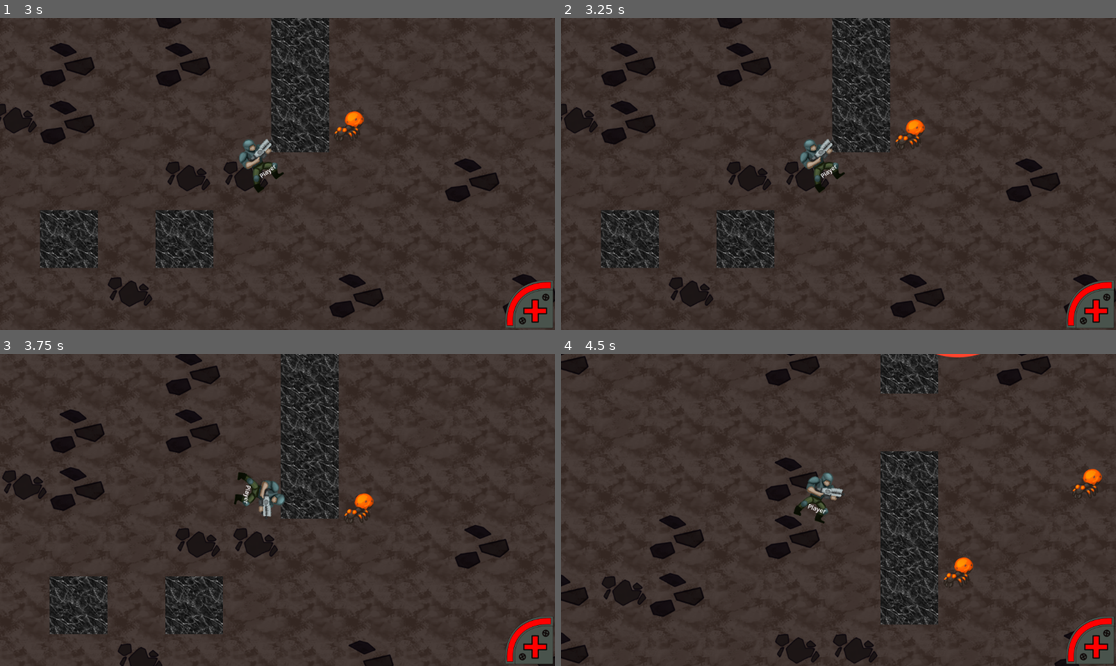
Above: before the commit, frames 1-4 (two rows, left to right).
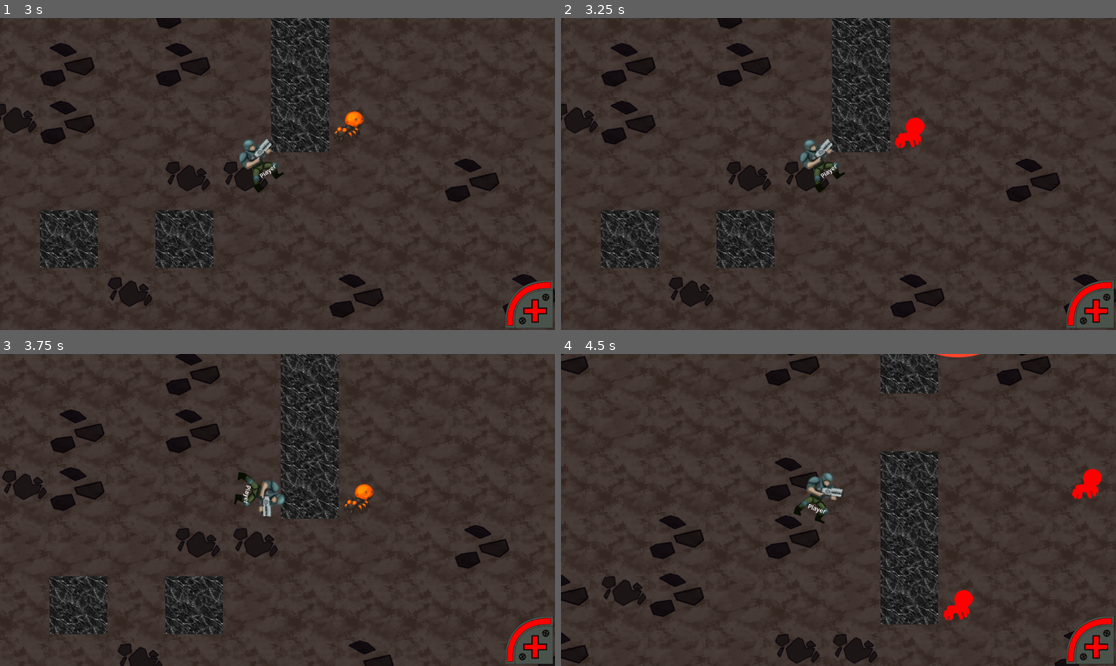
Above: after the commit, the same moments.

Repository: nuzcraft/gdfg-team-4
Game: Godot game, scene res://scenes/title.tscn
The game is run twice, just before and just after one commit, with the same random seed, the same clock (stepped at 60 frames per second) and the same inputs.
Inputs (mouse positions are in pixels of both pictures, inside the frame that each line leads up to):
- Up to frame 1 (3 s): click "Play" at 0.5 s; tap Enter at 1.25 s; move the mouse to (399, 158) at 1.27 s; hold D (right) 1.28-2.03 s; hold Space (primaryAction) 1.28-2.03 s; move the mouse to (166, 189) at 2.02 s; hold S (down) 2.03-2.78 s; tap Space (primaryAction) at 2.1 s; move the mouse to (333, 105) at 2.77 s; hold D (right) from 2.78 s (still down); hold Space (primaryAction) from 2.78 s (still down)
- Up to frame 2 (3.25 s): keep holding D (right); keep holding Space (primaryAction)
- Up to frame 3 (3.75 s): move the mouse to (249, 572) at 3.52 s; release D (right) at 3.53 s; release Space (primaryAction) at 3.53 s; hold W (up) from 3.53 s (still down); tap Space (primaryAction) at 3.6 s
- Up to frame 4 (4.5 s): move the mouse to (1005, 556) at 4.27 s; release W (up) at 4.28 s; hold A (left) from 4.28 s (still down); hold Space (primaryAction) from 4.28 s (still down)

Frame 1 is identical in both runs. In frame 2, 0.3% of the frame differs, in the area x 60-66%, y 31-42%; in frame 3, 0.3%; in frame 4, 0.8%, in the area x 68-98%, y 36-86%.

Commit message:
working on adding new shaders and such

Diff:
--- a/scenes/enemies/lava_ant.gd
+++ b/scenes/enemies/lava_ant.gd
@@ -4,6 +4,7 @@
 signal lava_aoe
 
 @onready var animated_sprite_2d: AnimatedSprite2D = $AnimatedSprite2D
+@onready var animation_player: AnimationPlayer = $AnimationPlayer
 
 var speed: int = 300
 var vulnerable: bool = true
@@ -15,19 +16,20 @@
 
 func hit(damage):
 	if vulnerable:
+		animation_player.play("hit")
 		vulnerable = false
 		$HitTimer.start()
 		health -= damage
 	if health <= 0:
-		summon_lava_aoe()
-		await  get_tree().create_timer(0.4).timeout
-		queue_free()
+		explode()
 
 func _process(delta):
 	if player_near:
 		speed = 200
 	else :
 		speed = 300
+	if health <= 0 or (animation_player.current_animation == 'primed' and animation_player.is_playing()):
+		speed = 0
 	var direction = (Globals.player_pos - position).normalized()
 	velocity = direction * speed
 	move_and_slide()
@@ -37,11 +39,13 @@
 	if body.name == "Hero":
 		player_near = true
 		$ExplodeTimer.start()
+		animation_player.play("primed")
 
 func _on_attack_area_2d_body_exited(_body):
 	player_near =  false
 
 func explode():
+	animation_player.play("RESET")
 	animated_sprite_2d.play("explode")
 
 func _on_explode_timer_timeout():
--- a/scenes/enemies/lava_ant.tscn
+++ b/scenes/enemies/lava_ant.tscn
@@ -1,11 +1,23 @@
-[gd_scene load_steps=10 format=3 uid="uid://d1mr1jwoop6vc"]
+[gd_scene load_steps=16 format=3 uid="uid://d1mr1jwoop6vc"]
 
 [ext_resource type="Script" uid="uid://d13keqcgktvc4" path="res://scenes/enemies/lava_ant.gd" id="1_1ih35"]
+[ext_resource type="Shader" uid="uid://che53ctbfdnlm" path="res://shaders/flash.gdshader" id="2_ey3sv"]
 [ext_resource type="Texture2D" uid="uid://b81ffq8me01cd" path="res://assets/Lava_Ant.png" id="2_pu7h8"]
 [ext_resource type="Texture2D" uid="uid://d1fwd3fbx5r6m" path="res://PlaceholderAssets/Explosion/explosion00.png" id="3_jkuyd"]
 [ext_resource type="Texture2D" uid="uid://km2ift1ystl0" path="res://PlaceholderAssets/Explosion/explosion01.png" id="4_ey3sv"]
 [ext_resource type="Texture2D" uid="uid://d2qnxcrcwusfv" path="res://PlaceholderAssets/Explosion/explosion02.png" id="5_ba1pi"]
 [ext_resource type="Texture2D" uid="uid://c7v66xxgb11qx" path="res://PlaceholderAssets/Explosion/explosion03.png" id="6_ckxfm"]
+
+[sub_resource type="RectangleShape2D" id="RectangleShape2D_1ih35"]
+size = Vector2(104, 117)
+
+[sub_resource type="CircleShape2D" id="CircleShape2D_54yyh"]
+radius = 200.212
+
+[sub_resource type="ShaderMaterial" id="ShaderMaterial_ba1pi"]
+shader = ExtResource("2_ey3sv")
+shader_parameter/active = false
+shader_parameter/color = Color(1, 1, 1, 1)
 
 [sub_resource type="SpriteFrames" id="SpriteFrames_bm7qs"]
 animations = [{
@@ -35,24 +47,102 @@
 "speed": 10.0
 }]
 
-[sub_resource type="RectangleShape2D" id="RectangleShape2D_1ih35"]
-size = Vector2(104, 117)
+[sub_resource type="Animation" id="Animation_ey3sv"]
+resource_name = "hit"
+length = 0.25
+tracks/0/type = "value"
+tracks/0/imported = false
+tracks/0/enabled = true
+tracks/0/path = NodePath("AnimatedSprite2D:material:shader_parameter/active")
+tracks/0/interp = 1
+tracks/0/loop_wrap = true
+tracks/0/keys = {
+"times": PackedFloat32Array(0, 0.1, 0.2),
+"transitions": PackedFloat32Array(1, 1, 1),
+"update": 1,
+"values": [true, false, false]
+}
+tracks/1/type = "value"
+tracks/1/imported = false
+tracks/1/enabled = true
+tracks/1/path = NodePath("AnimatedSprite2D:material:shader_parameter/color")
+tracks/1/interp = 1
+tracks/1/loop_wrap = true
+tracks/1/keys = {
+"times": PackedFloat32Array(0),
+"transitions": PackedFloat32Array(1),
+"update": 0,
+"values": [Color(1, 1, 1, 1)]
+}
 
-[sub_resource type="CircleShape2D" id="CircleShape2D_54yyh"]
-radius = 200.212
+[sub_resource type="Animation" id="Animation_ba1pi"]
+length = 0.001
+tracks/0/type = "value"
+tracks/0/imported = false
+tracks/0/enabled = true
+tracks/0/path = NodePath("AnimatedSprite2D:material:shader_parameter/active")
+tracks/0/interp = 1
+tracks/0/loop_wrap = true
+tracks/0/keys = {
+"times": PackedFloat32Array(0),
+"transitions": PackedFloat32Array(1),
+"update": 1,
+"values": [false]
+}
+tracks/1/type = "value"
+tracks/1/imported = false
+tracks/1/enabled = true
+tracks/1/path = NodePath("AnimatedSprite2D:material:shader_parameter/color")
+tracks/1/interp = 1
+tracks/1/loop_wrap = true
+tracks/1/keys = {
+"times": PackedFloat32Array(0),
+"transitions": PackedFloat32Array(1),
+"update": 0,
+"values": [Color(1, 1, 1, 1)]
+}
+
+[sub_resource type="Animation" id="Animation_ckxfm"]
+resource_name = "primed"
+length = 0.3
+loop_mode = 1
+step = 0.01
+tracks/0/type = "value"
+tracks/0/imported = false
+tracks/0/enabled = true
+tracks/0/path = NodePath("AnimatedSprite2D:material:shader_parameter/active")
+tracks/0/interp = 1
+tracks/0/loop_wrap = true
+tracks/0/keys = {
+"times": PackedFloat32Array(0, 0.15),
+"transitions": PackedFloat32Array(1, 1),
+"update": 1,
+"values": [true, false]
+}
+tracks/1/type = "value"
+tracks/1/imported = false
+tracks/1/enabled = true
+tracks/1/path = NodePath("AnimatedSprite2D:material:shader_parameter/color")
+tracks/1/interp = 1
+tracks/1/loop_wrap = true
+tracks/1/keys = {
+"times": PackedFloat32Array(0),
+"transitions": PackedFloat32Array(1),
+"update": 0,
+"values": [Color(1, 0, 0, 1)]
+}
+
+[sub_resource type="AnimationLibrary" id="AnimationLibrary_ckxfm"]
+_data = {
+&"RESET": SubResource("Animation_ba1pi"),
+&"hit": SubResource("Animation_ey3sv"),
+&"primed": SubResource("Animation_ckxfm")
+}
 
 [node name="LavaAnt" type="CharacterBody2D"]
 collision_layer = 2
 collision_mask = 13
 script = ExtResource("1_1ih35")
-
-[node name="Sprite2D" type="Sprite2D" parent="."]
-visible = false
-texture = ExtResource("2_pu7h8")
-
-[node name="AnimatedSprite2D" type="AnimatedSprite2D" parent="."]
-sprite_frames = SubResource("SpriteFrames_bm7qs")
-animation = &"explode"
 
 [node name="CollisionShape2D" type="CollisionShape2D" parent="."]
 position = Vector2(0, 0.5)
@@ -64,12 +154,22 @@
 [node name="CollisionShape2D" type="CollisionShape2D" parent="AttackArea2D"]
 shape = SubResource("CircleShape2D_54yyh")
 
+[node name="AnimatedSprite2D" type="AnimatedSprite2D" parent="."]
+material = SubResource("ShaderMaterial_ba1pi")
+sprite_frames = SubResource("SpriteFrames_bm7qs")
+
 [node name="ExplodeTimer" type="Timer" parent="."]
 
 [node name="HitTimer" type="Timer" parent="."]
+wait_time = 0.25
 
-[connection signal="animation_finished" from="AnimatedSprite2D" to="." method="_on_animated_sprite_2d_animation_finished"]
+[node name="AnimationPlayer" type="AnimationPlayer" parent="."]
+libraries = {
+&"": SubResource("AnimationLibrary_ckxfm")
+}
+
 [connection signal="body_entered" from="AttackArea2D" to="." method="_on_attack_area_2d_body_entered"]
 [connection signal="body_exited" from="AttackArea2D" to="." method="_on_attack_area_2d_body_exited"]
+[connection signal="animation_finished" from="AnimatedSprite2D" to="." method="_on_animated_sprite_2d_animation_finished"]
 [connection signal="timeout" from="ExplodeTimer" to="." method="_on_explode_timer_timeout"]
 [connection signal="timeout" from="HitTimer" to="." method="_on_hit_timer_timeout"]
--- /dev/null
+++ b/shaders/flash.gdshader
@@ -0,0 +1,15 @@
+shader_type canvas_item;
+
+uniform bool active = false;
+uniform vec3 color: source_color = vec3(1.0);
+
+void fragment() {
+	vec4 previous_color = texture(TEXTURE, UV);
+	vec4 white_color = vec4(color.rgb, previous_color.a);
+	vec4 new_color = previous_color;
+	if (active == true)
+	{
+		new_color = white_color;
+	}
+	COLOR = new_color;
+}
--- /dev/null
+++ b/shaders/flash_shader_material.tres
@@ -0,0 +1,8 @@
+[gd_resource type="ShaderMaterial" load_steps=2 format=3 uid="uid://cgls8su2rfgsh"]
+
+[ext_resource type="Shader" uid="uid://che53ctbfdnlm" path="res://shaders/flash.gdshader" id="1_1quyw"]
+
+[resource]
+shader = ExtResource("1_1quyw")
+shader_parameter/active = false
+shader_parameter/color = Color(1, 1, 1, 1)
Not shown, added: shaders/flash.gdshader.uid
